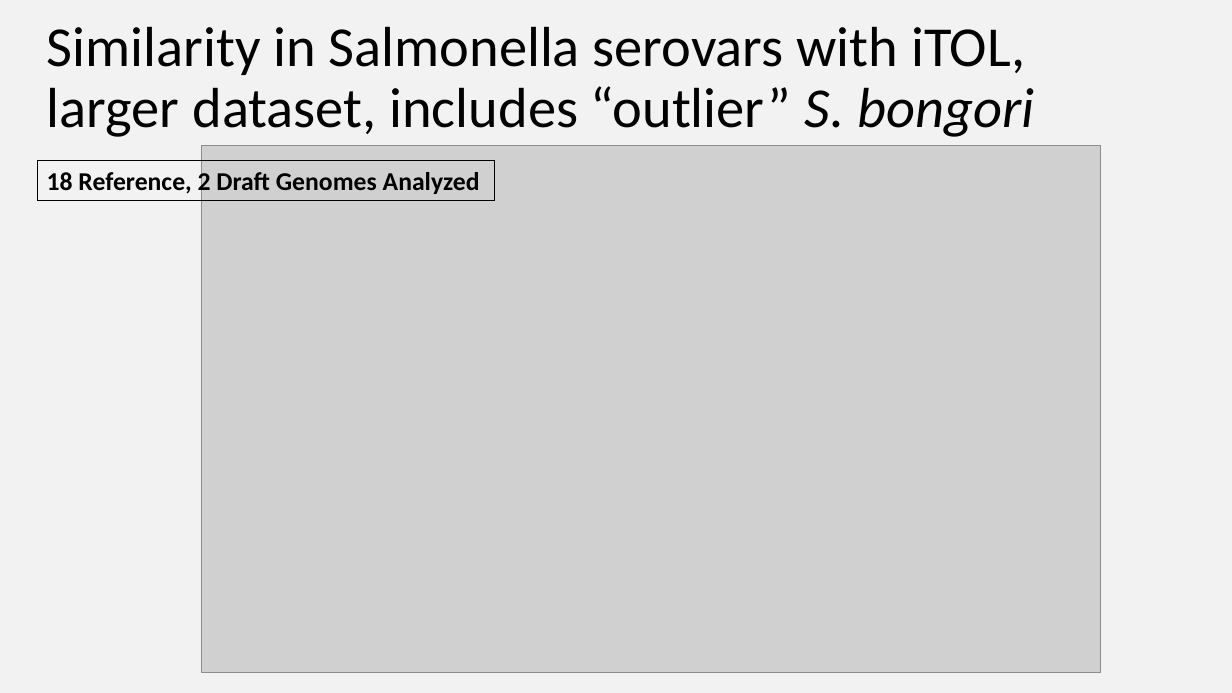
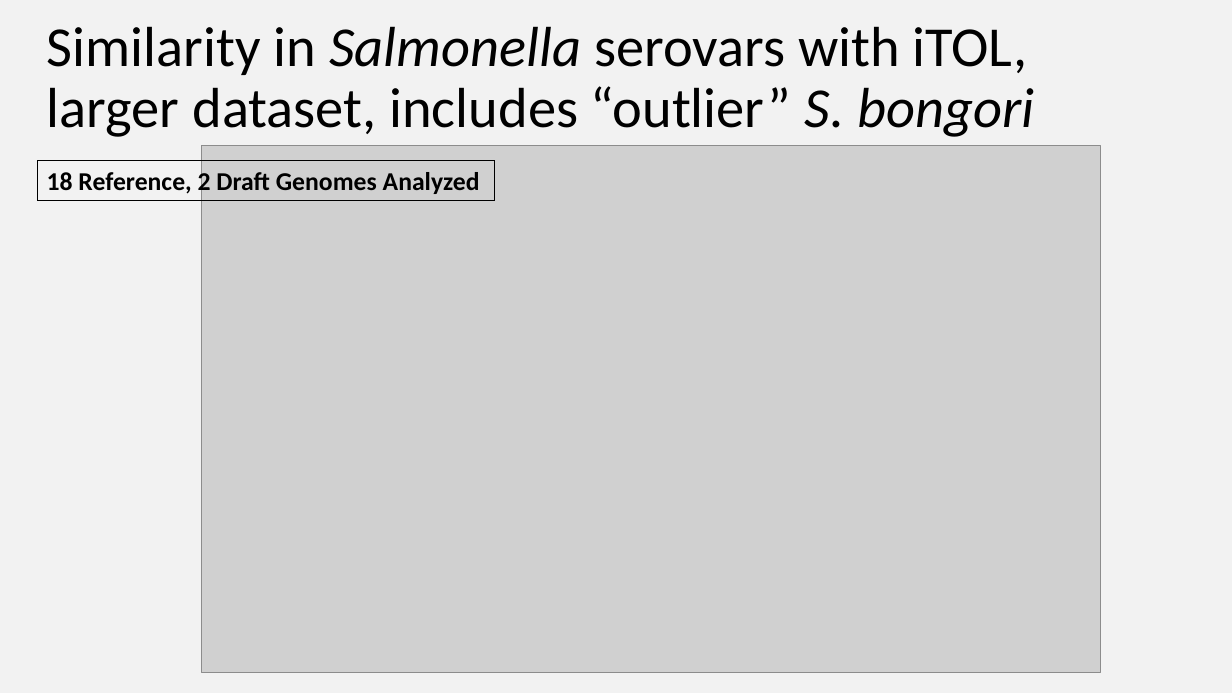
Before and after one commit to Yale-EEB723/finalproject, a slide deck: slide 19 of 190425_Verdegaal_EEB723_project.pptx (slide 18 before the commit). Drawn at 1232x693 pixels with LibreOffice and Linux fonts; fonts in the diff are those of the drawing; grey boxes stand for pictures. Boxes give left, top, right and bottom in pixels: in the first picture for what was removed or moved away, otherwise in the second. Text is boxed around its words. In the diff, an @@ line names an element or a change of style, - is before the commit and + after.

```diff
--- a/190425_Verdegaal_EEB723_project.pptx
+++ b/190425_Verdegaal_EEB723_project.pptx
@@ title "Similarity in Salmonella serovars with ..." at [47,26,1034,137]: italic on in "Salmonella" @@
```
Also in this commit, not shown: 4 other slides changed, 6 slides added, 2 slides removed, 1 other file.
